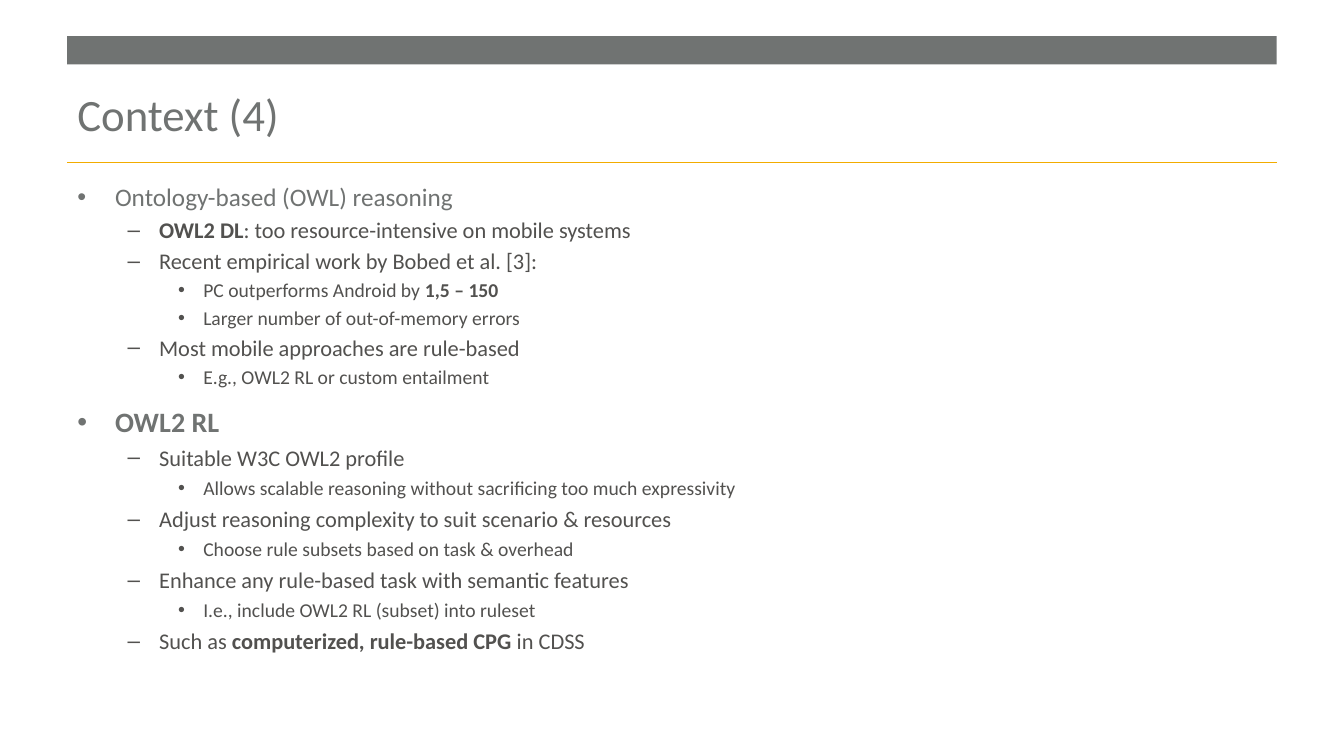
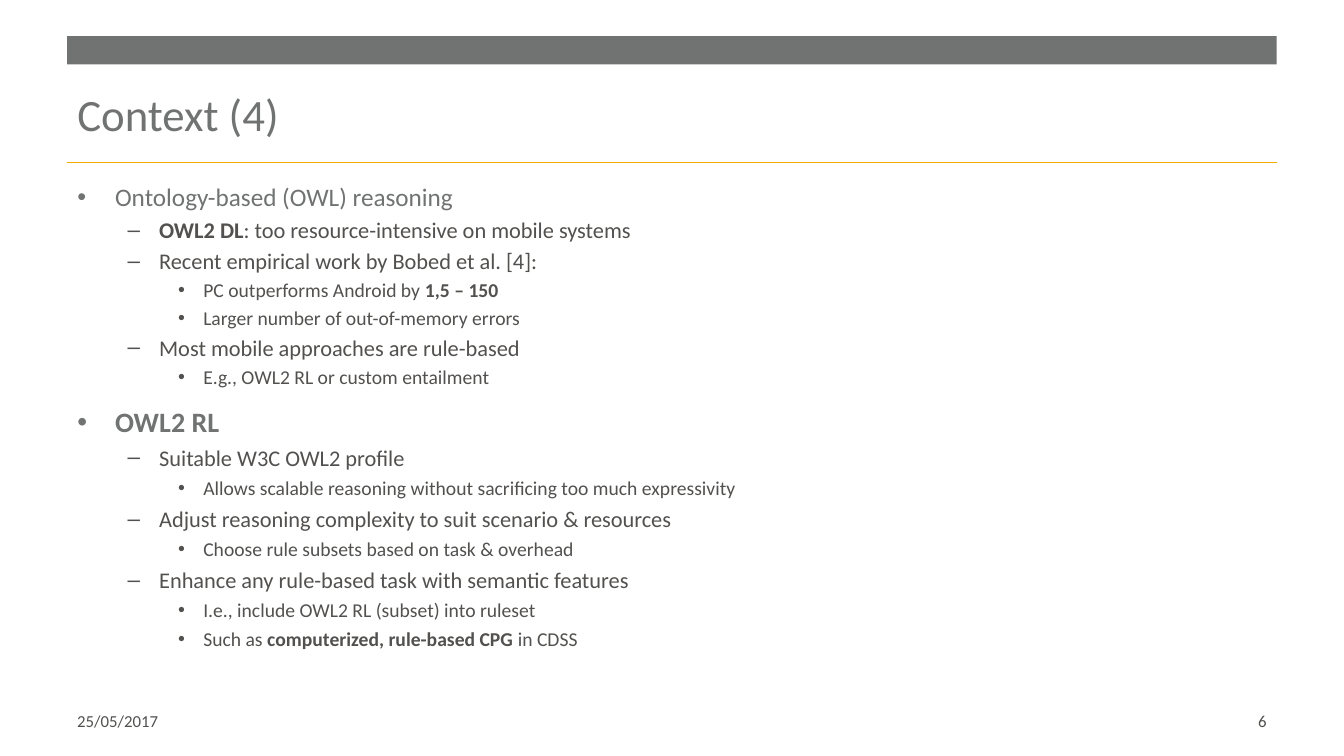
Before and after one commit to RuleML/ruleml-website, a slide deck: slide 6 of talks/WilliamVanWoensel-BottomUpOWL2RL-RuleMLWebinar-2017-05-26.pptx. Drawn at 1344x756 pixels with LibreOffice and Linux fonts; fonts in the diff are those of the drawing; background and template pictures are left out. Boxes give left, top, right and bottom in pixels: in the first picture for what was removed or moved away, otherwise in the second. Text is boxed around its words. In the diff, an @@ line names an element or a change of style, - is before the commit and + after.

```diff
--- a/talks/WilliamVanWoensel-BottomUpOWL2RL-RuleMLWebinar-2017-05-26.pptx
+++ b/talks/WilliamVanWoensel-BottomUpOWL2RL-RuleMLWebinar-2017-05-26.pptx
@@ text at (x1=159, y1=253, x2=537, y2=273): text changed @@
-  – Recent empirical work by Bobed et al. [3]:
+  – Recent empirical work by Bobed et al. [4]:
@@ text at (x1=203, y1=632, x2=578, y2=649): size 16 to 14 pt in "Such as computerized, rule-based CPG in CDSS"; bullet – to •; list level 2 to 3 in "Such as computerized, rule-based CPG ..." @@
@@ text added at (x1=77, y1=715, x2=158, y2=728), 12 pt, text #52514F @@
+25/05/2017
@@ page number added at (x1=1258, y1=715, x2=1266, y2=727), 12 pt, text #52514F @@
+6
```
Also in this commit, not shown: 16 other slides changed, 4 slides added, 1 other file.
